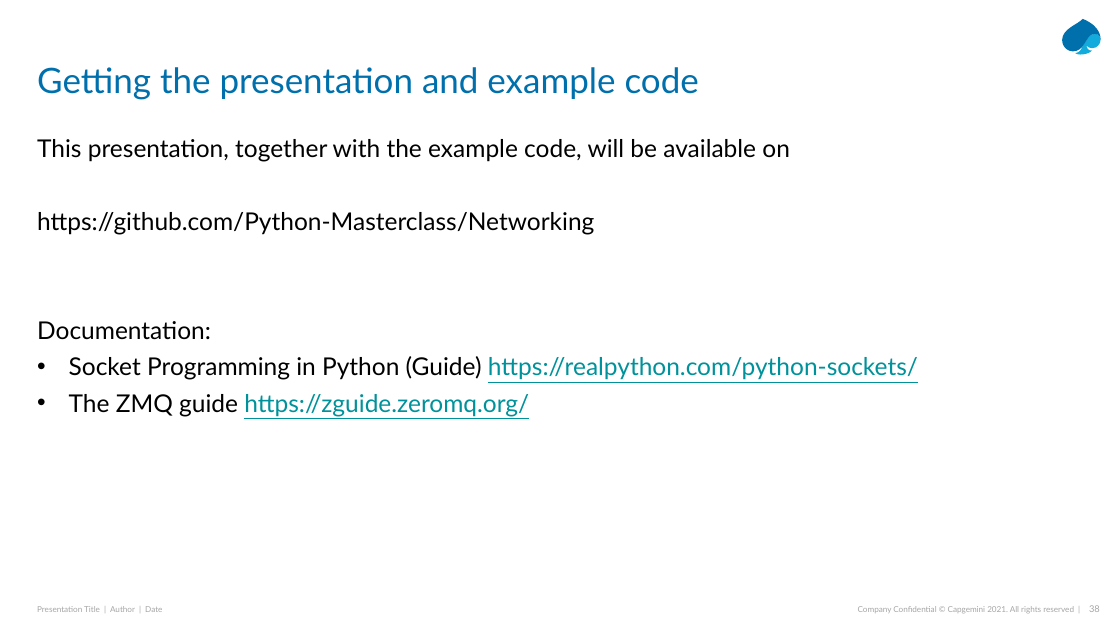
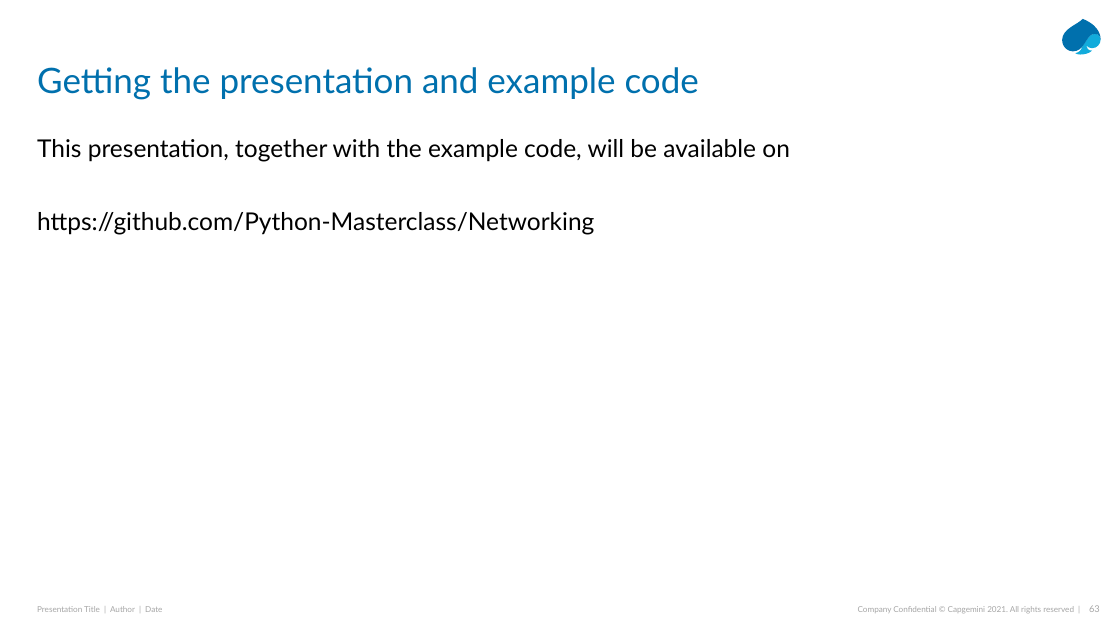
Before and after one commit to Python-Masterclass/Networking, a slide deck: slide 63 of Masterclass-7-Networking.pptx (slide 38 before the commit). Drawn at 1120x630 pixels with LibreOffice and Linux fonts; fonts in the diff are those of the drawing. Boxes give left, top, right and bottom in pixels: in the first picture for what was removed or moved away, otherwise in the second. Text is boxed around its words. In the diff, an @@ line names an element or a change of style, - is before the commit and + after.

```diff
--- a/Masterclass-7-Networking.pptx
+++ b/Masterclass-7-Networking.pptx
@@ text at <box>37,321,918,417</box>: paragraphs removed @@
-Documentation:
-• Socket Programming in Python (Guide) https://realpython.com/python-sockets/
-• The ZMQ guide https://zguide.zeromq.org/
```
Also in this commit, not shown: 3 other slides changed, 28 slides added, 3 slides removed, 6 other files.
